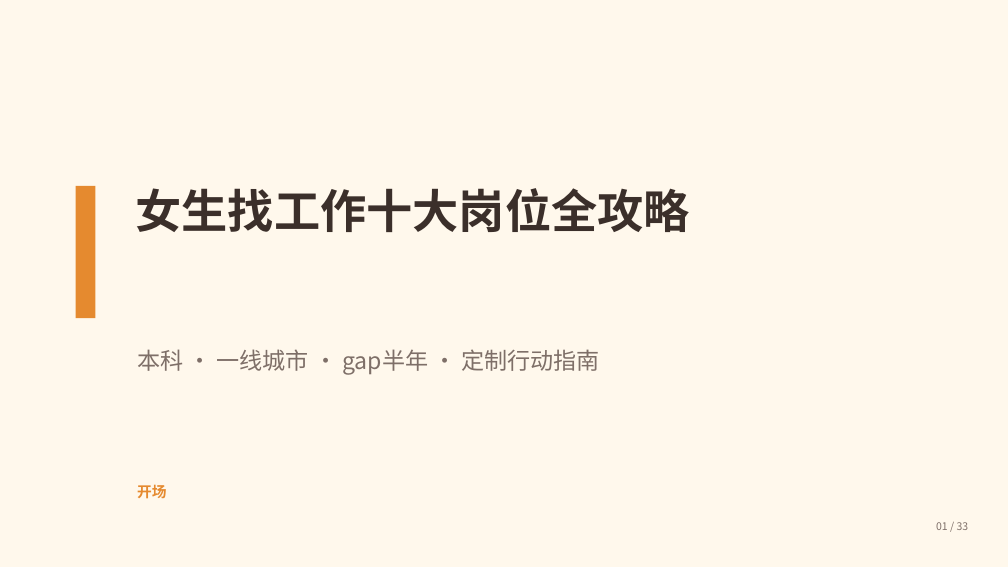
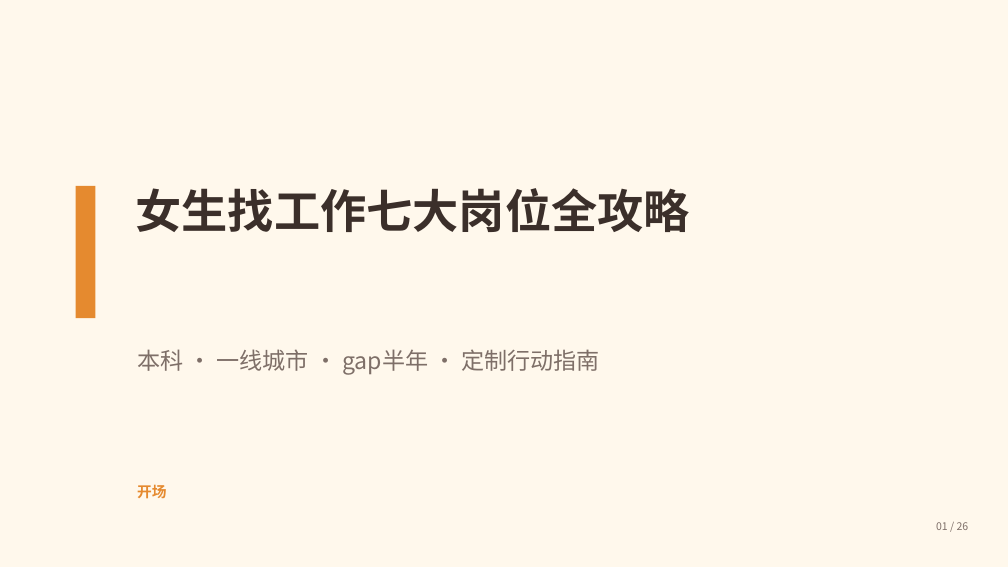
Before and after one commit to Honglixi99/Honglixi99.github.io, a slide deck: slide 1 of static/lulu/ppt/career-guide.pptx. Drawn at 1008x567 pixels with LibreOffice and Linux fonts; fonts in the diff are those of the drawing. Boxes give left, top, right and bottom in pixels: in the first picture for what was removed or moved away, otherwise in the second. Text is boxed around its words. In the diff, an @@ line names an element or a change of style, - is before the commit and + after.

Commit message:
revert: 撤销 AI 三岗，恢复七大岗位 / 81 题 / 14 份简历 / 26 页 PPT

```diff
--- a/static/lulu/ppt/career-guide.pptx
+++ b/static/lulu/ppt/career-guide.pptx
@@ text at <box>136,188,690,232</box>: text changed @@
-女生找工作十大岗位全攻略
+女生找工作七大岗位全攻略
@@ text at <box>936,522,969,530</box>: text changed @@
-01 / 33
+01 / 26
```
Also in this commit, not shown: 25 other slides changed, 7 slides removed, 6 other files.
